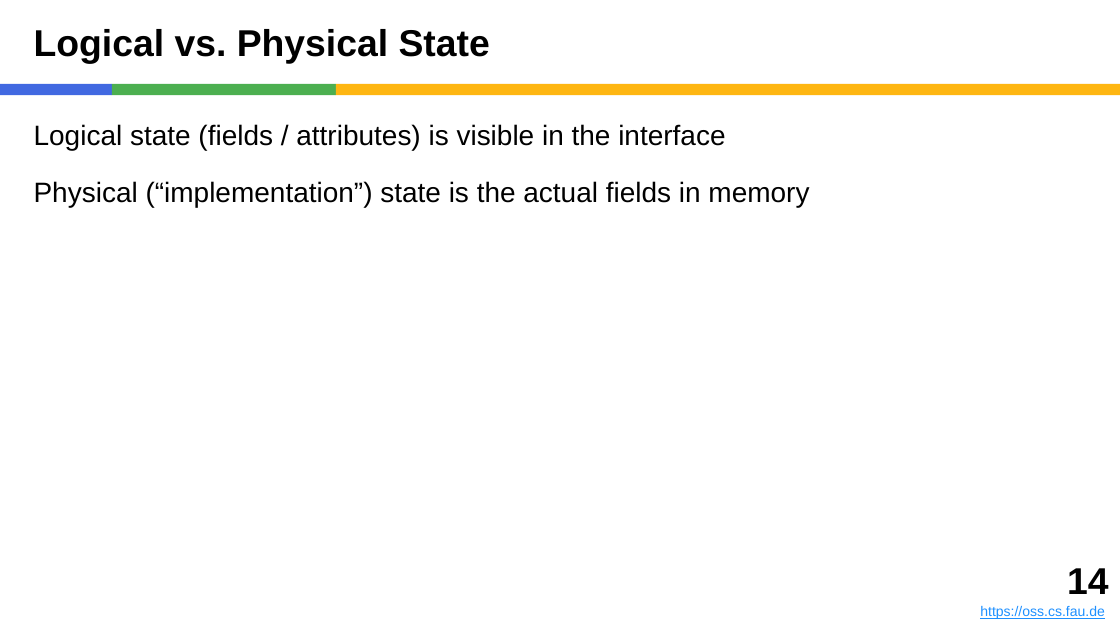
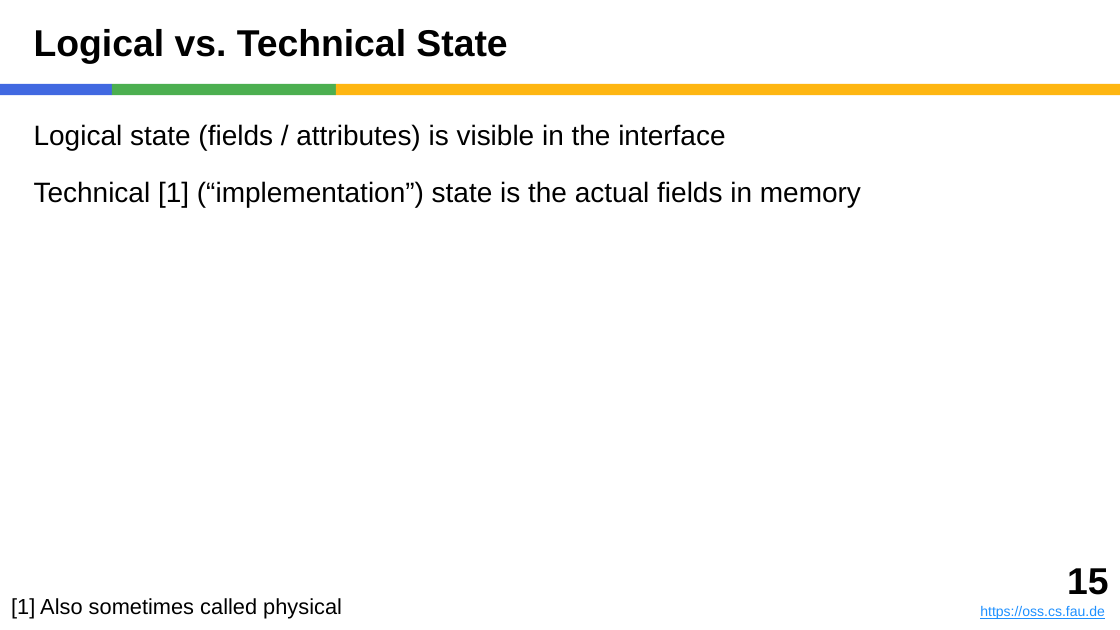
Before and after one commit to dirkriehle/adap-course, a slide deck: slide 15 of Lecture slides/ADAP B01 - Method Types and Properties.pptx (slide 14 before the commit). Drawn at 1120x630 pixels with LibreOffice and Linux fonts; fonts in the diff are those of the drawing. Boxes give left, top, right and bottom in pixels: in the first picture for what was removed or moved away, otherwise in the second. Text is boxed around its words. In the diff, an @@ line names an element or a change of style, - is before the commit and + after.

```diff
--- a/Lecture slides/ADAP B01 - Method Types and Properties.pptx
+++ b/Lecture slides/ADAP B01 - Method Types and Properties.pptx
@@ title at (34,29,507,64): text changed @@
-Logical vs. Physical State
+Logical vs. Technical State
@@ text at (34,181,861,207): text changed @@
-Physical (“implementation”) state is the actual fields in memory
+Technical [1] (“implementation”) state is the actual fields in memory
@@ text at (1067,568,1108,595): text changed @@
-14
+15
@@ text added at (11,598,342,619), 14 pt, text #000000 @@
+[1] Also sometimes called physical
```
Also in this commit, not shown: 3 other slides changed, 2 slides added, 4 slides removed, 5 other files.
